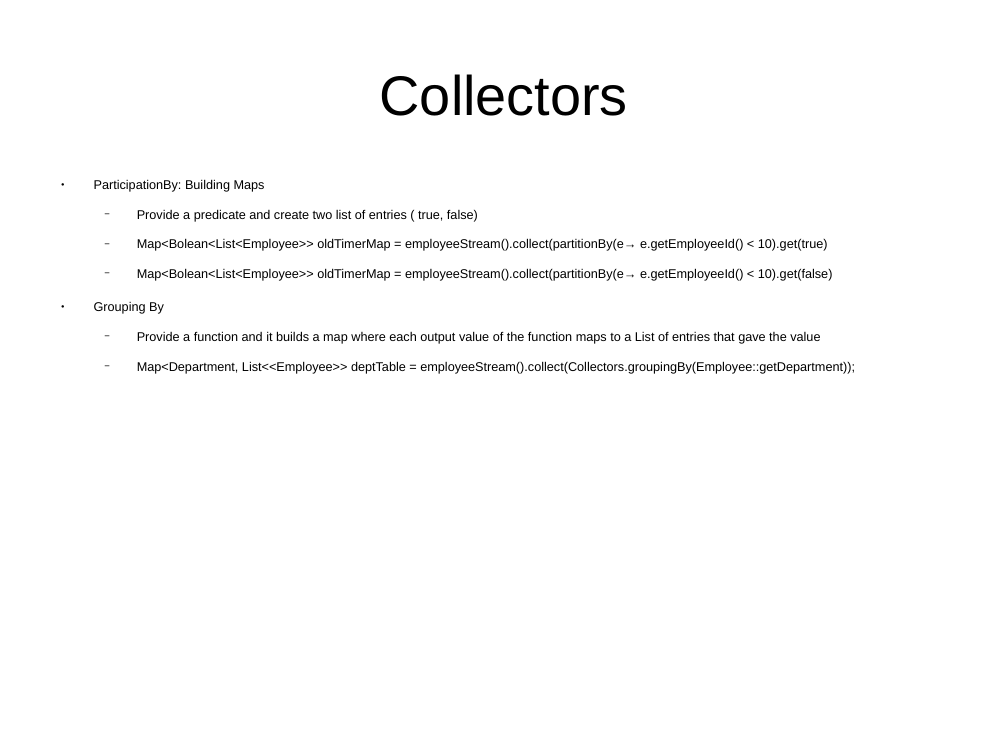
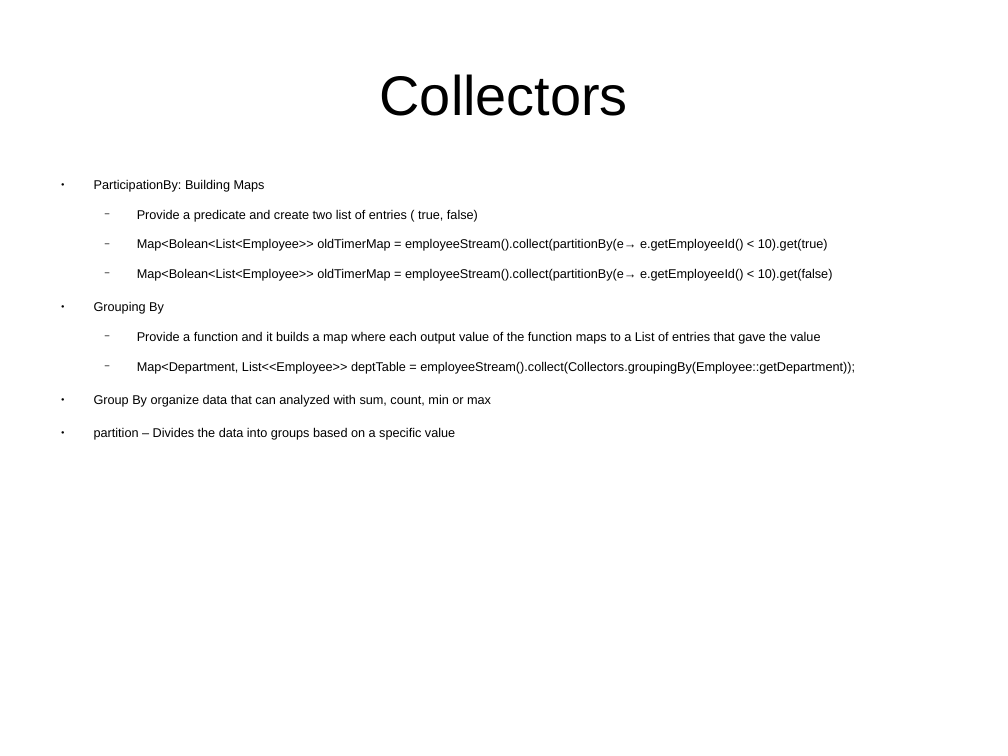
Before and after one commit to CharlesStockman/notesFromCourses, a slide deck: slide 24 of java/core/04_functional.odp. Drawn at 1008x756 pixels with LibreOffice and Linux fonts; fonts in the diff are those of the drawing. Boxes give left, top, right and bottom in pixels: in the first picture for what was removed or moved away, otherwise in the second. Text is boxed around its words. In the diff, an @@ line names an element or a change of style, - is before the commit and + after.

```diff
--- a/java/core/04_functional.odp
+++ b/java/core/04_functional.odp
@@ text at <box>94,394,491,440</box>: paragraphs added @@
+● Group By organize data that can analyzed with sum, count, min or max
+● partition – Divides the data into groups based on a specific value
```
Also in this commit, not shown: 3 other files.
